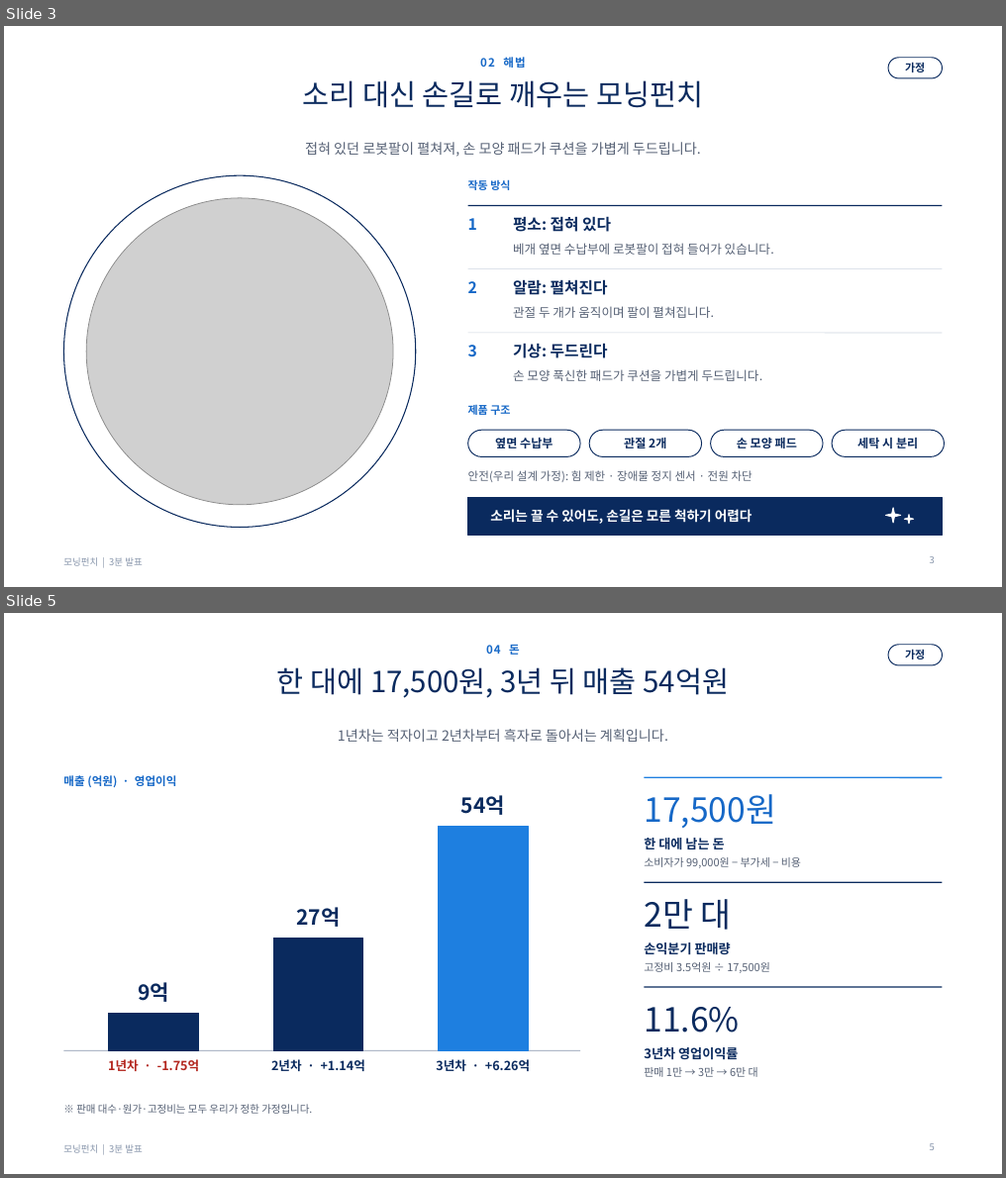
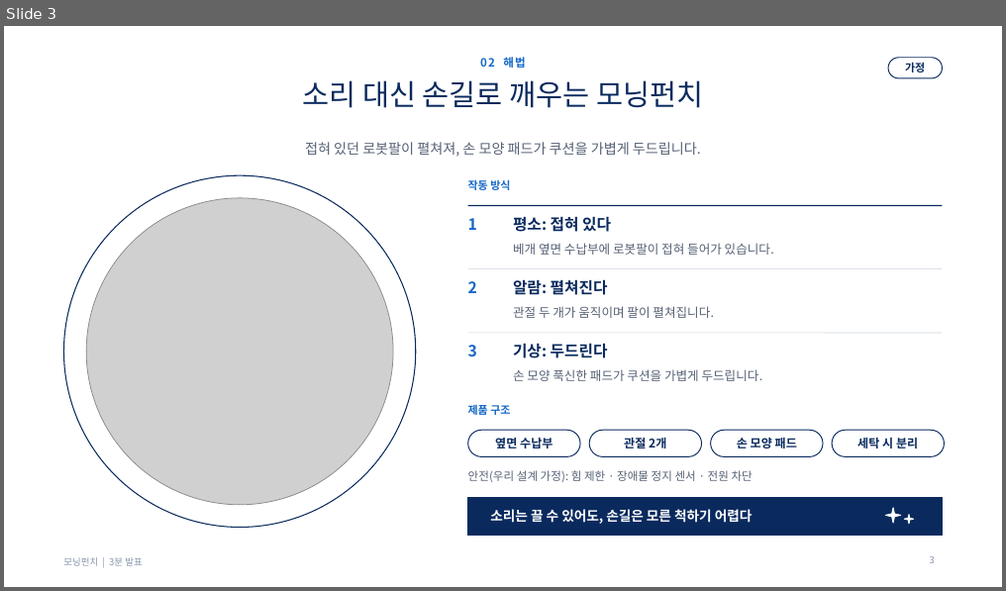
Before and after one commit to g975682-source/-, a slide deck: MorningPunch_Pitch_3min.pptx. Shown one above the other, each under a label of ours: slides 3 and 5 before the commit, slide 3 after it; the slides between them are not shown. The pictures are 1006x1178 and 1006x591 pixels, drawn with LibreOffice and Linux fonts; fonts in the diff are those of the drawing; grey boxes stand for pictures; background and template pictures are left out. Boxes give left, top, right and bottom in pixels: in the first picture for what was removed or moved away, otherwise in the second. Text is boxed around its words. In the diff, an @@ line names an element or a change of style, - is before the commit and + after.

```diff
--- a/MorningPunch_Pitch_3min.pptx
+++ b/MorningPunch_Pitch_3min.pptx
@@ slide 5 removed at [4, 613, 1002, 1174], background picture (left out); not listed: 1 template element that a slide beside it also shows @@
@@ title removed at [277, 667, 729, 698] @@
-한 대에 17,500원, 3년 뒤 매출 54억원
@@ text removed at [486, 645, 520, 655] @@
-04 돈
@@ rounded rectangle removed at [888, 645, 943, 665] @@
@@ text removed at [905, 649, 925, 660] @@
-가정
@@ text removed at [338, 729, 668, 742] @@
-1년차는 적자이고 2년차부터 흑자로 돌아서는 계획입니다.
@@ text removed at [63, 775, 177, 787] @@
-매출 (억원) · 영업이익
@@ line removed from (645, 777) to (943, 777) @@
@@ text removed at [461, 795, 505, 815] @@
-54억
@@ text removed at [644, 794, 776, 828] @@
-17,500원
@@ rectangle removed at [439, 827, 528, 1051] @@
@@ text removed at [644, 838, 725, 850] @@
-한 대에 남는 돈
@@ text removed at [644, 858, 801, 868] @@
-소비자가 99,000원 − 부가세 − 비용
@@ text removed at [296, 907, 340, 927] @@
-27억
@@ text removed at [644, 899, 731, 930] @@
-2만 대
@@ line removed from (645, 882) to (943, 882) @@
@@ rectangle removed at [273, 939, 363, 1051] @@
@@ text removed at [644, 943, 731, 955] @@
-손익분기 판매량
@@ text removed at [644, 962, 770, 973] @@
-고정비 3.5억원 ÷ 17,500원
@@ text removed at [138, 982, 169, 1002] @@
-9억
@@ line removed from (645, 987) to (943, 987) @@
@@ rectangle removed at [109, 1014, 199, 1051] @@
@@ text removed at [644, 1007, 739, 1033] @@
-11.6%
@@ line removed from (63, 1051) to (580, 1051) @@
@@ text removed at [644, 1048, 738, 1060] @@
-3년차 영업이익률
@@ text removed at [108, 1059, 200, 1071] @@
-1년차 · -1.75억
@@ text removed at [271, 1059, 365, 1071] @@
-2년차 · +1.14억
@@ text removed at [436, 1059, 530, 1071] @@
-3년차 · +6.26억
@@ text removed at [644, 1067, 758, 1077] @@
-판매 1만 → 3만 → 6만 대
@@ text removed at [76, 1104, 312, 1114] @@
-※ 판매 대수·원가·고정비는 모두 우리가 정한 가정입니다.
@@ page number removed at [930, 1144, 935, 1151] @@
-5
```
Also in this commit, not shown: 3 slides changed, 5 slides added, 2 other files.
